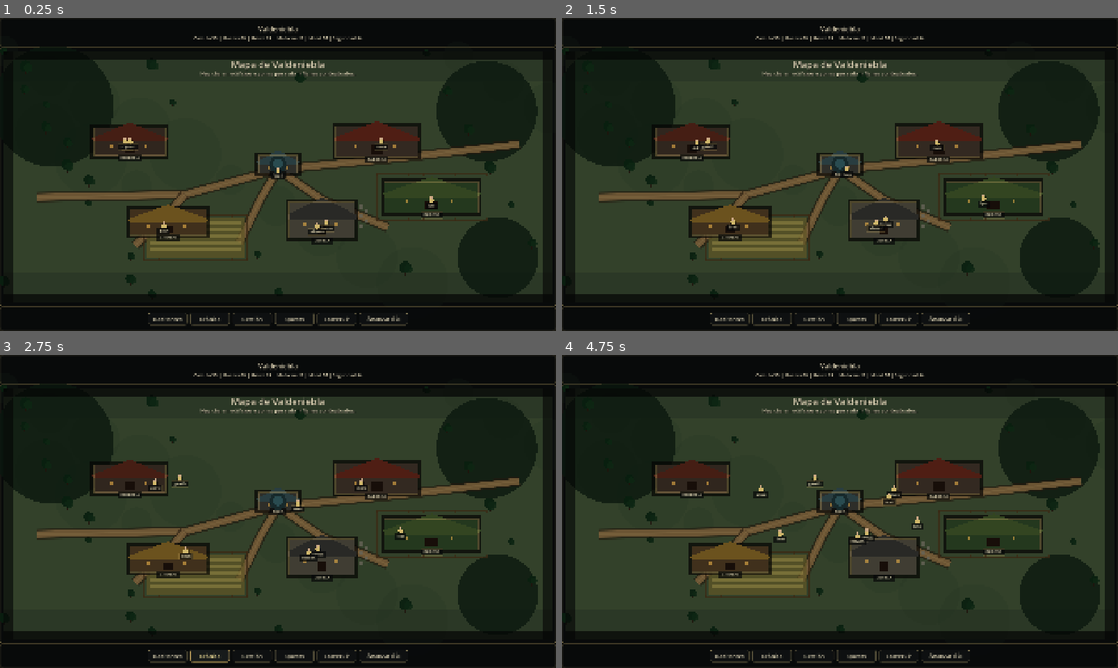
Above: before the commit, frames 1-4 (two rows, left to right).
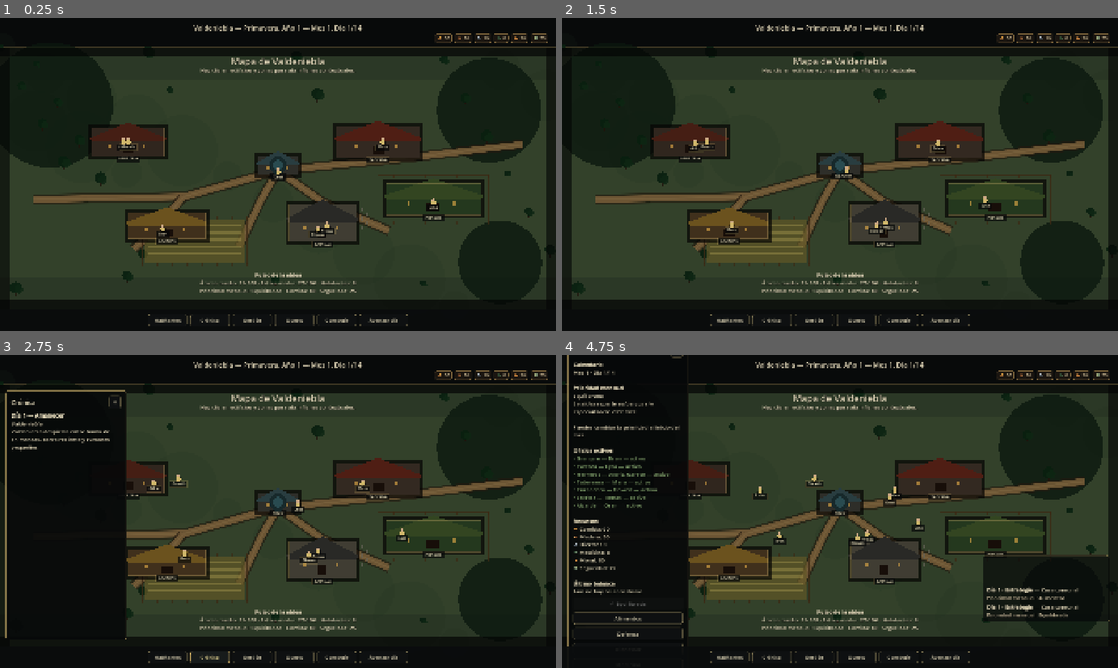
Above: after the commit, the same moments.

Repository: Nachobt98/valdeniebla
Game: Godot game, scene res://main.tscn
The game is run twice, just before and just after one commit, with the same random seed, the same clock (stepped at 60 frames per second) and the same inputs.
Inputs (mouse positions are in pixels of both pictures, inside the frame that each line leads up to):
- Up to frame 1 (0.25 s): no input
- Up to frame 2 (1.5 s): click "Habitantes" at 0.5 s; click (678, 64) at 1.25 s, where only the run after the commit has a clickable "×"
- Up to frame 3 (2.75 s): click "Crónica" at 2 s
- Up to frame 4 (4.75 s): click "Gestión" at 2.75 s; click (628, 617) at 3.5 s, where only the run after the commit has a clickable "Alimentos"; click (628, 605) at 4.25 s, where only the run after the commit has a clickable "Equilibrada"

The runs differ from the first frame. In frame 1, 14% of the frame differs, in the area x 0-100%, y 2-99%; in frame 2, 14%; in frame 3, 23%; in frame 4, 25%, in the area x 0-100%, y 0-99%.
Error before the commit: Parse Error: Could not preload resource script "res://scripts/ui_text_formatter.gd". (res://main.gd:10)

Commit message:
Refactor NPC panel formatting functions and remove dependency on UiTextFormatter

Diff:
--- a/main.gd
+++ b/main.gd
@@ -7,7 +7,6 @@
 const MonthlyStrategyDatabase = preload("res://data/monthly_strategy_database.gd")
 const DecisionEventDatabase = preload("res://data/decision_event_database.gd")
 const UiAssetDatabase = preload("res://data/ui_asset_database.gd")
-const UiTextFormatter = preload("res://scripts/ui_text_formatter.gd")
 const VillageState = preload("res://scripts/village_state.gd")
 const EventSystem = preload("res://scripts/event_system.gd")
 const DiarySystem = preload("res://scripts/diary_system.gd")
@@ -17,6 +16,7 @@
 const EVENT_FEED_FADE_TIME := 1.25
 const MAX_VISIBLE_EVENT_FEED_MESSAGES := 4
 const DECISION_EVENT_CHANCE := 0.35
+const NPC_STATE_BAR_SEGMENTS := 12
 
 var selected_npc_id: String = "aldric"
 var village_state := VillageState.new()
@@ -641,20 +641,81 @@
 		chunks.append("• %s" % item)
 	return "\n".join(chunks)
 
+func format_npc_section(title: String) -> String:
+	return "\n[color=#d8c28a][b]%s[/b][/color]\n[color=#6f6040]━━━━━━━━━━━━━━━━━━━━[/color]\n" % title
+
+func format_npc_portrait(path: String) -> String:
+	if path == "":
+		return ""
+	return "[center][img=190x190]%s[/img][/center]\n" % path
+
+func format_npc_header(name: String, age: int, profession: String, location: String) -> String:
+	return "[center][font_size=25][color=#f0dfb2][b]%s[/b][/color][/font_size]\n[color=#cdbf9c]%d años · %s[/color]\n[i][color=#b59d70]%s[/color][/i][/center]\n" % [name, age, profession, location]
+
+func format_trait_chips(traits: Array) -> String:
+	var chips: Array[String] = []
+	for trait_name in traits:
+		chips.append("[color=#e5d09d]‹ %s ›[/color]" % String(trait_name))
+	return "  ".join(chips)
+
+func format_stats_block(stats: Dictionary) -> String:
+	var chunks: Array[String] = []
+	for key in stats.keys():
+		chunks.append("[color=#b7a77e]%s[/color] [color=#f0dfb2]%d[/color]" % [String(key).capitalize(), int(stats[key])])
+	return "  ·  ".join(chunks)
+
+func format_state_block(state: Dictionary) -> String:
+	var text := ""
+	text += format_state_line("Salud", int(state.get("salud", 0)), false)
+	text += format_state_line("Ánimo", int(state.get("ánimo", 0)), false)
+	text += format_state_line("Estrés", int(state.get("estrés", 0)), true)
+	return text
+
+func format_state_line(label: String, value: int, inverted: bool) -> String:
+	var color := get_state_color(value, inverted)
+	return "%s  [color=%s]%s[/color]  [color=#f0dfb2]%d[/color]/100\n" % [label, color, make_state_bar(value), value]
+
+func make_state_bar(value: int) -> String:
+	var filled := int(round(clamp(value, 0, 100) / 100.0 * NPC_STATE_BAR_SEGMENTS))
+	var empty := NPC_STATE_BAR_SEGMENTS - filled
+	return "█".repeat(filled) + "░".repeat(empty)
+
+func get_state_color(value: int, inverted: bool) -> String:
+	if inverted:
+		if value >= 70:
+			return "#a33b35"
+		if value >= 45:
+			return "#d09347"
+		return "#8aac73"
+	if value <= 30:
+		return "#a33b35"
+	if value <= 55:
+		return "#d09347"
+	return "#8aac73"
+
+func format_relationship_line(name: String, value: int) -> String:
+	var color := "#cdbf9c"
+	if value >= 15:
+		color = "#8aac73"
+	elif value <= -10:
+		color = "#d09347"
+	var sign := "+" if value > 0 else ""
+	return "[color=#b7a77e]%s[/color] [color=%s]%s%d[/color]" % [name, color, sign, value]
+
 func update_npc_panel() -> void:
 	if not npc_info_label.visible:
 		return
 	var npc: Dictionary = village_state.npcs[selected_npc_id]
 	var portrait_path := String(UiAssetDatabase.get_portrait_paths().get(selected_npc_id, ""))
-	var text := UiTextFormatter.portrait(portrait_path)
-	text += UiTextFormatter.header(npc["name"], int(npc["age"]), npc["profession"], npc["location"])
-	text += UiTextFormatter.section("Rasgos")
-	text += UiTextFormatter.trait_chips(npc["traits"]) + "\n"
-	text += UiTextFormatter.section("Habilidades")
-	text += UiTextFormatter.stats_block(npc["stats"]) + "\n"
-	text += UiTextFormatter.section("Estado")
-	text += UiTextFormatter.state_block(npc["state"])
-	text += UiTextFormatter.section("Relaciones")
+	var text := format_npc_portrait(portrait_path)
+	text += format_npc_header(npc["name"], int(npc["age"]), npc["profession"], npc["location"])
+	text += format_npc_section("Rasgos")
+	text += format_trait_chips(npc["traits"]) + "\n"
+	text += format_npc_section("Habilidades")
+	text += format_stats_block(npc["stats"]) + "\n"
+	text += format_npc_section("Estado")
+	text += format_state_block(npc["state"])
+	text += format_npc_section("Relaciones")
 	text += format_relationships(selected_npc_id)
 	npc_info_label.text = text
 
@@ -662,7 +723,7 @@
 	var portrait_path := String(UiAssetDatabase.get_portrait_paths().get(npc_id, ""))
 	if portrait_path == "":
 		return ""
-	return UiTextFormatter.portrait(portrait_path)
+	return format_npc_portrait(portrait_path)
 
 func format_dictionary(values: Dictionary) -> String:
 	var chunks: Array[String] = []
@@ -676,5 +737,5 @@
 	for other_id in village_state.npc_order:
 		if other_id == npc_id:
 			continue
-		chunks.append(UiTextFormatter.relationship_line(village_state.npcs[other_id]["name"], int(relationships.get(other_id, 0))))
+		chunks.append(format_relationship_line(village_state.npcs[other_id]["name"], int(relationships.get(other_id, 0))))
 	return "\n".join(chunks)
--- a/scripts/ui_text_formatter.gd
+++ b/scripts/ui_text_formatter.gd
@@ -15,8 +15,8 @@
 
 static func trait_chips(traits: Array) -> String:
 	var chips := PackedStringArray()
-	for trait in traits:
-		chips.append("[color=#e5d09d]‹ %s ›[/color]" % String(trait))
+	for trait_name in traits:
+		chips.append("[color=#e5d09d]‹ %s ›[/color]" % String(trait_name))
 	return "  ".join(chips)
 
 static func stats_block(stats: Dictionary) -> String:
